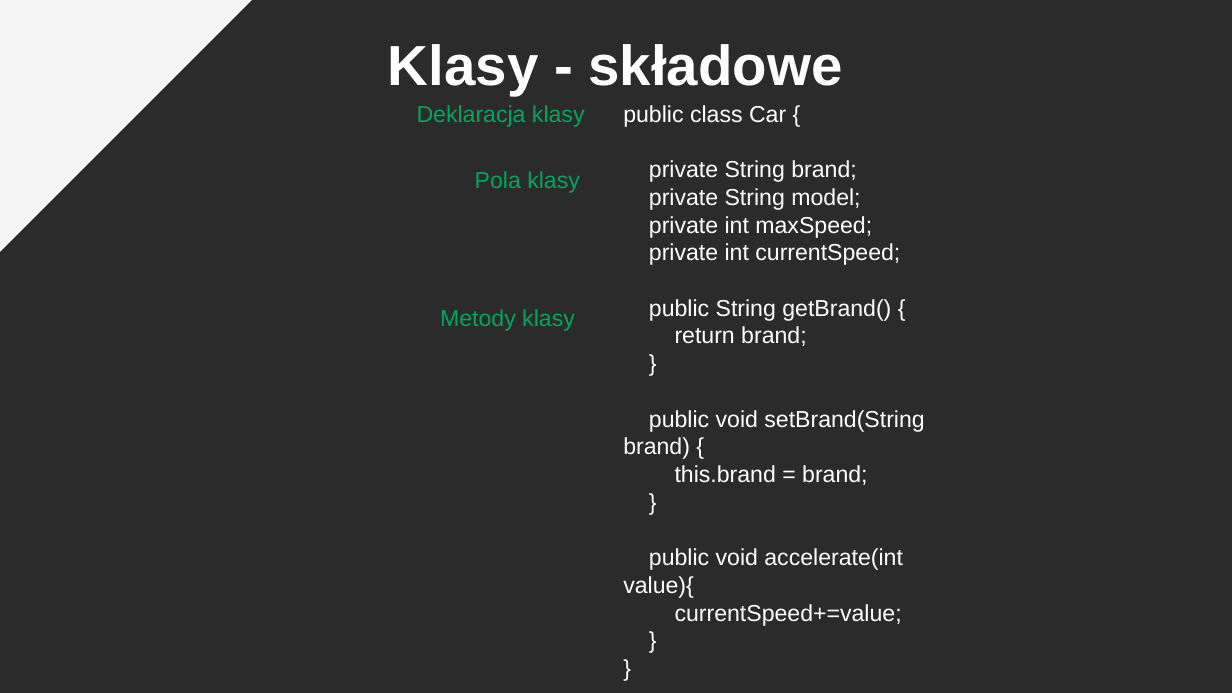
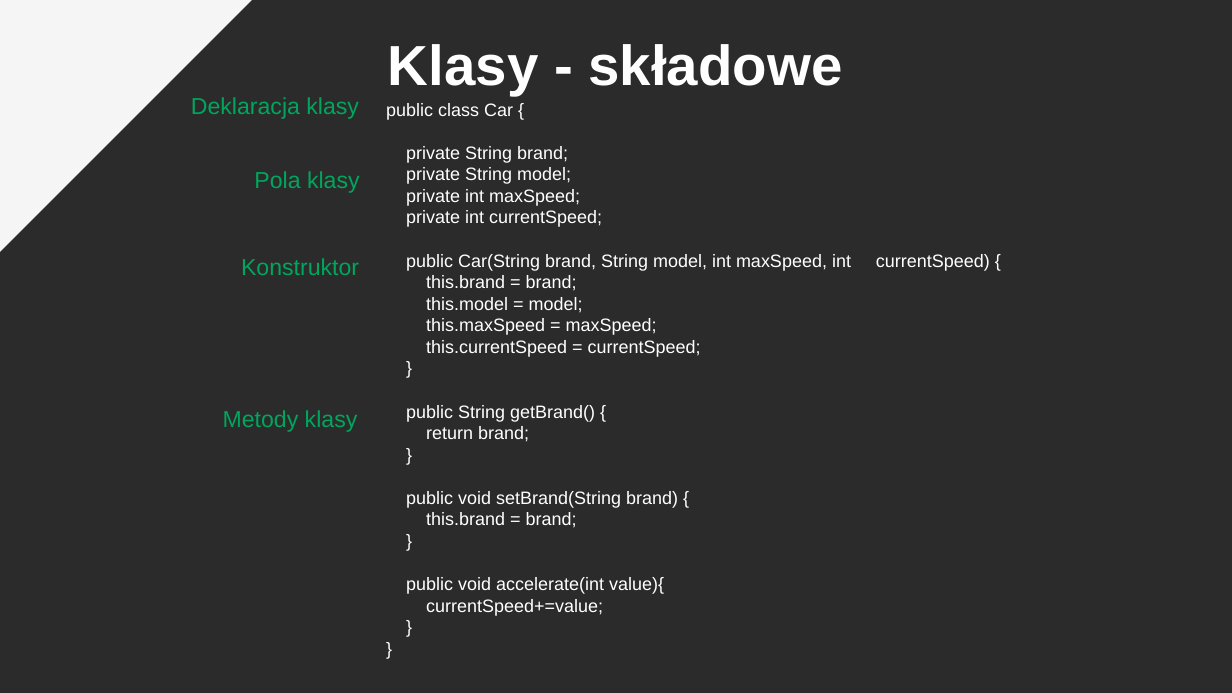
Before and after one commit to pkrajnik/WprowadzenieDoJava4Zajecia, a slide deck: slide 16 of WprowadzenieDoJezykaJAVA_v3_PiotrKrajnik.pptx. Drawn at 1232x693 pixels with LibreOffice and Linux fonts; fonts in the diff are those of the drawing; background and template pictures are left out; a plain dark background stands for a picture behind light text. Boxes give left, top, right and bottom in pixels: in the first picture for what was removed or moved away, otherwise in the second. Text is boxed around its words. In the diff, an @@ line names an element or a change of style, - is before the commit and + after.

```diff
--- a/WprowadzenieDoJezykaJAVA_v3_PiotrKrajnik.pptx
+++ b/WprowadzenieDoJezykaJAVA_v3_PiotrKrajnik.pptx
@@ text "Deklaracja klasy": place and size @@
-text "Deklaracja klasy" at bbox=[417, 105, 585, 127]
+text "Deklaracja klasy" at bbox=[191, 97, 359, 119]
@@ text "public class Car {": place and size @@
-text "public class Car {" at bbox=[623, 105, 924, 626]
+text "public class Car {" at bbox=[386, 103, 851, 616]
@@ text at bbox=[386, 103, 678, 616]: size 18 to 14 pt in "public class Car {", "private String brand;", "private String model;", "private int maxSpeed;" and 11 more places @@
@@ text "Pola klasy": place and size @@
-text "Pola klasy" at bbox=[475, 171, 580, 193]
+text "Pola klasy" at bbox=[254, 171, 360, 193]
@@ text added at bbox=[241, 258, 359, 275], 18 pt, text #00A65D @@
+Konstruktor
@@ text at bbox=[406, 254, 851, 357]: paragraph added @@
+public Car(String brand, String model, int maxSpeed, int currentSpeed) {
+this.brand = brand;
+this.model = model;
+this.maxSpeed = maxSpeed;
+this.currentSpeed = currentSpeed;
+}
@@ text "Metody klasy": place and size @@
-text "Metody klasy" at bbox=[440, 309, 575, 331]
+text "Metody klasy" at bbox=[223, 410, 358, 432]
```
Also in this commit, not shown: 3 other slides changed.
